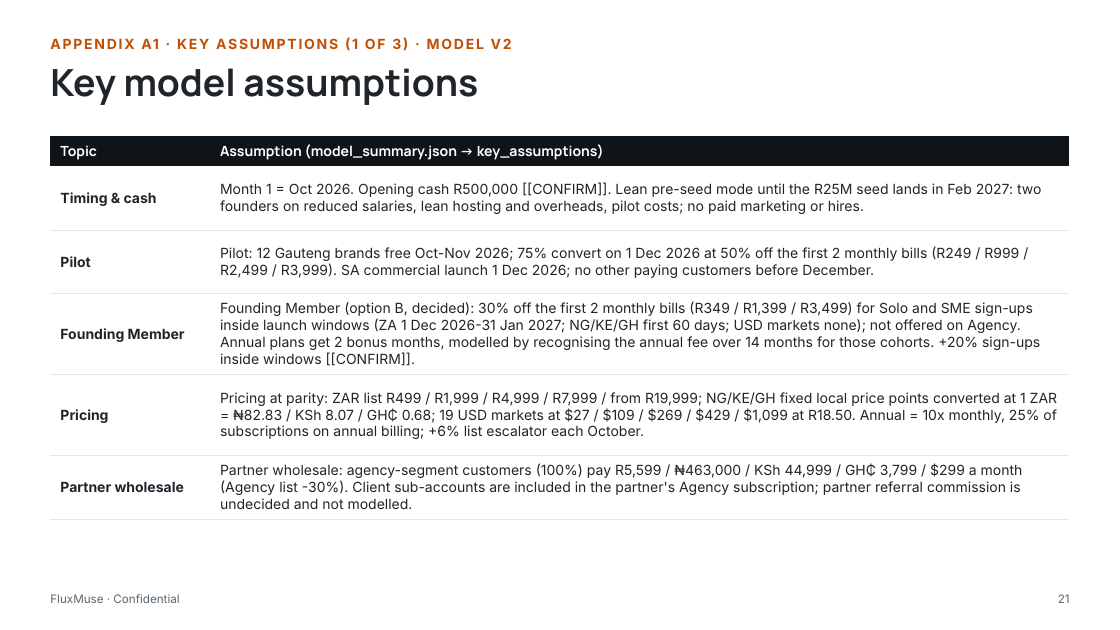
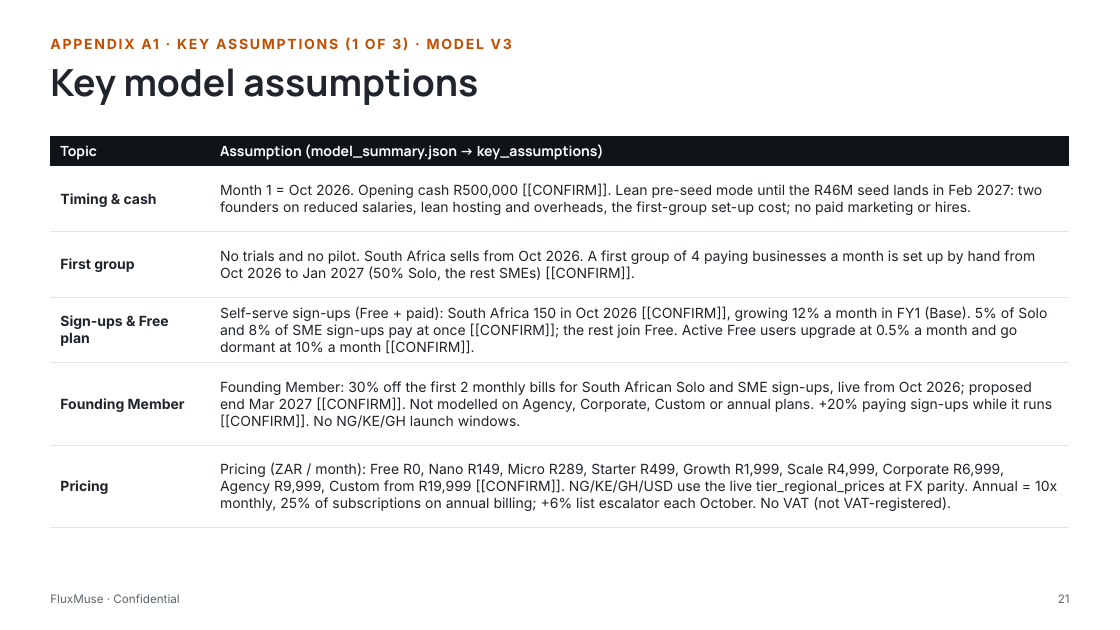
Before and after one commit to embizo/fluxmuse, a slide deck: slide 21 of docs/go-to-market/04_Investor_Pitch_Deck/FluxMuse_Investor_Pitch_Deck.pptx. Drawn at 1120x630 pixels with LibreOffice and Linux fonts; fonts in the diff are those of the drawing. Boxes give left, top, right and bottom in pixels: in the first picture for what was removed or moved away, otherwise in the second. Text is boxed around its words. In the diff, an @@ line names an element or a change of style, - is before the commit and + after.

```diff
--- a/docs/go-to-market/04_Investor_Pitch_Deck/FluxMuse_Investor_Pitch_Deck.pptx
+++ b/docs/go-to-market/04_Investor_Pitch_Deck/FluxMuse_Investor_Pitch_Deck.pptx
@@ table at <box>50,136,1070,528</box> @@
-row 2, column 2: Month 1 = Oct 2026. Opening cash R500,000 [[CONFIRM]]. Lean pre-seed mode until the R25M seed lands in Feb 2027: two founders on reduced salaries, lean hosting and overheads, pilot costs; no paid marketing or hires.
+row 2, column 2: Month 1 = Oct 2026. Opening cash R500,000 [[CONFIRM]]. Lean pre-seed mode until the R46M seed lands in Feb 2027: two founders on reduced salaries, lean hosting and overheads, the first-group set-up cost; no paid marketing or hires.
-row 3, column 1: Pilot
+row 3, column 1: First group
-row 3, column 2: Pilot: 12 Gauteng brands free Oct-Nov 2026; 75% convert on 1 Dec 2026 at 50% off the first 2 monthly bills (R249 / R999 / R2,499 / R3,999). SA commercial launch 1 Dec 2026; no other paying customers before December.
+row 3, column 2: No trials and no pilot. South Africa sells from Oct 2026. A first group of 4 paying businesses a month is set up by hand from Oct 2026 to Jan 2027 (50% Solo, the rest SMEs) [[CONFIRM]].
-row 4, column 1: Founding Member
+row 4, column 1: Sign-ups & Free plan
-row 4, column 2: Founding Member (option B, decided): 30% off the first 2 monthly bills (R349 / R1,399 / R3,499) for Solo and SME sign-ups inside launch windows (ZA 1 Dec 2026-31 Jan 2027; NG/KE/GH first 60 days; USD markets none); not offered on Agency. Annual plans get 2 bonus months, modelled by recognising the annual fee over 14 months for those cohorts. +20% sign-ups inside windows [[CONFIRM]].
+row 4, column 2: Self-serve sign-ups (Free + paid): South Africa 150 in Oct 2026 [[CONFIRM]], growing 12% a month in FY1 (Base). 5% of Solo and 8% of SME sign-ups pay at once [[CONFIRM]]; the rest join Free. Active Free users upgrade at 0.5% a month and go dormant at 10% a month [[CONFIRM]].
-row 5, column 1: Pricing
+row 5, column 1: Founding Member
-row 5, column 2: Pricing at parity: ZAR list R499 / R1,999 / R4,999 / R7,999 / from R19,999; NG/KE/GH fixed local price points converted at 1 ZAR = ₦82.83 / KSh 8.07 / GH₵ 0.68; 19 USD markets at $27 / $109 / $269 / $429 / $1,099 at R18.50. Annual = 10x monthly, 25% of subscriptions on annual billing; +6% list escalator each October.
+row 5, column 2: Founding Member: 30% off the first 2 monthly bills for South African Solo and SME sign-ups, live from Oct 2026; proposed end Mar 2027 [[CONFIRM]]. Not modelled on Agency, Corporate, Custom or annual plans. +20% paying sign-ups while it runs [[CONFIRM]]. No NG/KE/GH launch windows.
-row 6, column 1: Partner wholesale
+row 6, column 1: Pricing
-row 6, column 2: Partner wholesale: agency-segment customers (100%) pay R5,599 / ₦463,000 / KSh 44,999 / GH₵ 3,799 / $299 a month (Agency list -30%). Client sub-accounts are included in the partner's Agency subscription; partner referral commission is undecided and not modelled.
+row 6, column 2: Pricing (ZAR / month): Free R0, Nano R149, Micro R289, Starter R499, Growth R1,999, Scale R4,999, Corporate R6,999, Agency R9,999, Custom from R19,999 [[CONFIRM]]. NG/KE/GH/USD use the live tier_regional_prices at FX parity. Annual = 10x monthly, 25% of subscriptions on annual billing; +6% list escalator each October. No VAT (not VAT-registered).
```
Also in this commit, not shown: 29 other slides changed, 15 other files.
